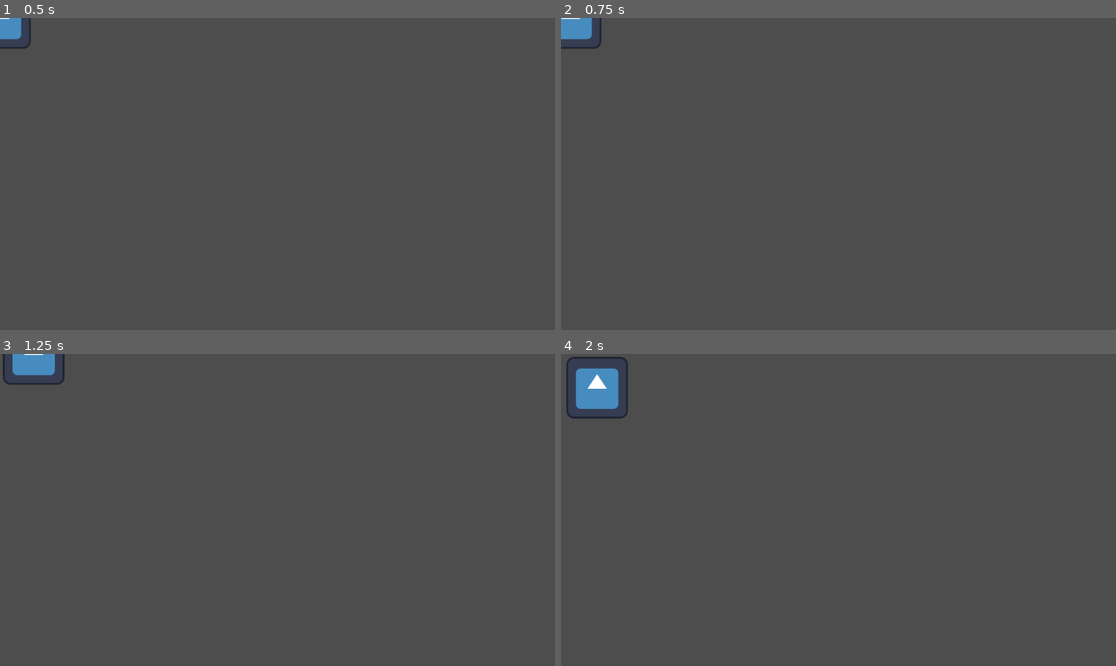
Above: before the commit, frames 1-4 (two rows, left to right).
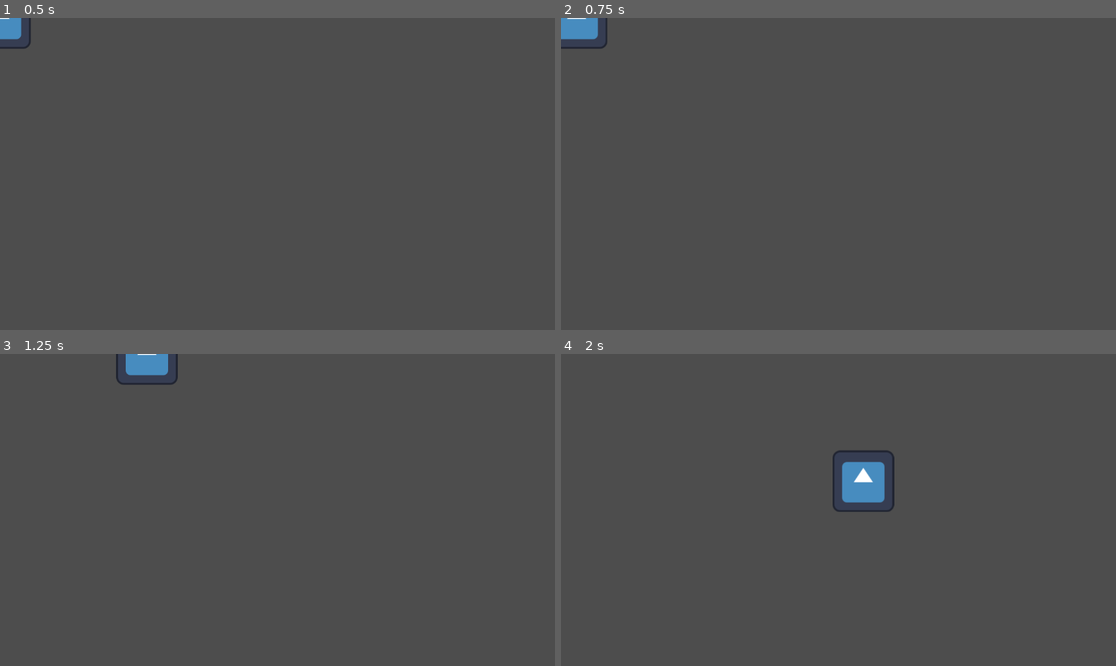
Above: after the commit, the same moments.

Repository: Ryan-Brosius/PixelJam2024
Game: Godot game, scene res://player.tscn
Two runs of this game, one before a commit and one after it. Both use one fixed random seed, a clock stepped at 60 frames per second and the inputs below. The project has no main scene, so this scene is started directly. The engine's default icon, where the game draws it, is replaced by a stand-in: a white triangle on a blue panel in a dark square.
Inputs:
- Up to frame 1 (0.5 s): no input
- Up to frame 2 (0.75 s): tap Enter at 0.5 s; hold Right (ui_right) from 0.53 s (still down)
- Up to frame 3 (1.25 s): keep holding Right (ui_right)
- Up to frame 4 (2 s): release Right (ui_right) at 1.28 s; hold Down (ui_down) from 1.28 s (still down)

Frame 1 is identical in both runs. In frame 2, 0.2% of the frame differs, in the area x 0-9%, y 0-10%; in frame 3, 1.3%; in frame 4, 2.6%, in the area x 1-61%, y 0-51%.

Commit message:
Player Movement Script

Diff:
--- a/player.gd
+++ b/player.gd
@@ -1,6 +1,32 @@
 extends CharacterBody2D
 
+#Player movement, fish-like movement(?)
+#I would like to make it so character points towards normal vector
+
+const max_speed = 600;
+const accel = 1500;
+const friction = 800;
+
+var input = Vector2.ZERO;
+
 func _physics_process(delta):
-	var direction = Input.get_vector("ui_left", "ui_right","ui_up","ui_down")
-	velocity = direction * 6000 * delta;
-	move_and_slide()
+	player_movement(delta)
+
+func get_input():
+	input.x = int(Input.is_action_pressed("ui_right")) - int(Input.is_action_pressed("ui_left"));
+	input.y = int(Input.is_action_pressed("ui_down")) - int(Input.is_action_pressed("ui_up"));
+	return input.normalized();
+
+func player_movement(delta):
+	input = get_input()
+
+	if input == Vector2.ZERO:
+		if velocity.length() > (friction * delta):
+			velocity -= velocity.normalized() * friction * delta
+		else:
+			velocity = Vector2.ZERO;
+	else:
+		velocity += input * accel * delta
+		velocity = velocity.limit_length(max_speed)
+
+	move_and_slide();
--- a/project.godot
+++ b/project.godot
@@ -13,3 +13,38 @@
 config/name="PixelJam2024"
 config/features=PackedStringArray("4.2", "Forward Plus")
 config/icon="res://icon.svg"
+
+[input]
+
+ui_left={
+"deadzone": 0.5,
+"events": [Object(InputEventKey,"resource_local_to_scene":false,"resource_name":"","device":0,"window_id":0,"alt_pressed":false,"shift_pressed":false,"ctrl_pressed":false,"meta_pressed":false,"pressed":false,"keycode":4194319,"physical_keycode":0,"key_label":0,"unicode":0,"echo":false,"script":null)
+, Object(InputEventJoypadButton,"resource_local_to_scene":false,"resource_name":"","device":0,"button_index":13,"pressure":0.0,"pressed":false,"script":null)
+, Object(InputEventJoypadMotion,"resource_local_to_scene":false,"resource_name":"","device":0,"axis":0,"axis_value":-1.0,"script":null)
+, Object(InputEventKey,"resource_local_to_scene":false,"resource_name":"","device":-1,"window_id":0,"alt_pressed":false,"shift_pressed":false,"ctrl_pressed":false,"meta_pressed":false,"pressed":false,"keycode":0,"physical_keycode":65,"key_label":0,"unicode":97,"echo":false,"script":null)
+]
+}
+ui_right={
+"deadzone": 0.5,
+"events": [Object(InputEventKey,"resource_local_to_scene":false,"resource_name":"","device":0,"window_id":0,"alt_pressed":false,"shift_pressed":false,"ctrl_pressed":false,"meta_pressed":false,"pressed":false,"keycode":4194321,"physical_keycode":0,"key_label":0,"unicode":0,"echo":false,"script":null)
+, Object(InputEventJoypadButton,"resource_local_to_scene":false,"resource_name":"","device":0,"button_index":14,"pressure":0.0,"pressed":false,"script":null)
+, Object(InputEventJoypadMotion,"resource_local_to_scene":false,"resource_name":"","device":0,"axis":0,"axis_value":1.0,"script":null)
+, Object(InputEventKey,"resource_local_to_scene":false,"resource_name":"","device":-1,"window_id":0,"alt_pressed":false,"shift_pressed":false,"ctrl_pressed":false,"meta_pressed":false,"pressed":false,"keycode":0,"physical_keycode":68,"key_label":0,"unicode":100,"echo":false,"script":null)
+]
+}
+ui_up={
+"deadzone": 0.5,
+"events": [Object(InputEventKey,"resource_local_to_scene":false,"resource_name":"","device":0,"window_id":0,"alt_pressed":false,"shift_pressed":false,"ctrl_pressed":false,"meta_pressed":false,"pressed":false,"keycode":4194320,"physical_keycode":0,"key_label":0,"unicode":0,"echo":false,"script":null)
+, Object(InputEventJoypadButton,"resource_local_to_scene":false,"resource_name":"","device":0,"button_index":11,"pressure":0.0,"pressed":false,"script":null)
+, Object(InputEventJoypadMotion,"resource_local_to_scene":false,"resource_name":"","device":0,"axis":1,"axis_value":-1.0,"script":null)
+, Object(InputEventKey,"resource_local_to_scene":false,"resource_name":"","device":-1,"window_id":0,"alt_pressed":false,"shift_pressed":false,"ctrl_pressed":false,"meta_pressed":false,"pressed":false,"keycode":0,"physical_keycode":87,"key_label":0,"unicode":119,"echo":false,"script":null)
+]
+}
+ui_down={
+"deadzone": 0.5,
+"events": [Object(InputEventKey,"resource_local_to_scene":false,"resource_name":"","device":0,"window_id":0,"alt_pressed":false,"shift_pressed":false,"ctrl_pressed":false,"meta_pressed":false,"pressed":false,"keycode":4194322,"physical_keycode":0,"key_label":0,"unicode":0,"echo":false,"script":null)
+, Object(InputEventJoypadButton,"resource_local_to_scene":false,"resource_name":"","device":0,"button_index":12,"pressure":0.0,"pressed":false,"script":null)
+, Object(InputEventJoypadMotion,"resource_local_to_scene":false,"resource_name":"","device":0,"axis":1,"axis_value":1.0,"script":null)
+, Object(InputEventKey,"resource_local_to_scene":false,"resource_name":"","device":-1,"window_id":0,"alt_pressed":false,"shift_pressed":false,"ctrl_pressed":false,"meta_pressed":false,"pressed":false,"keycode":0,"physical_keycode":83,"key_label":0,"unicode":115,"echo":false,"script":null)
+]
+}
Not shown, changed: .gitignore
